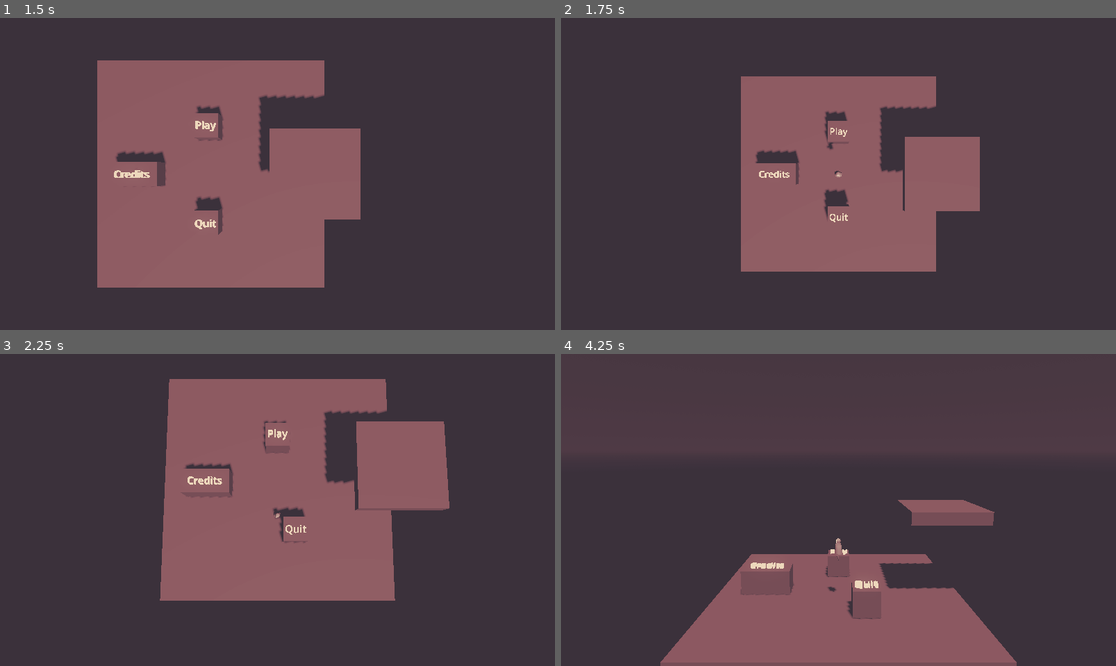
Above: before the commit, frames 1-4 (two rows, left to right).
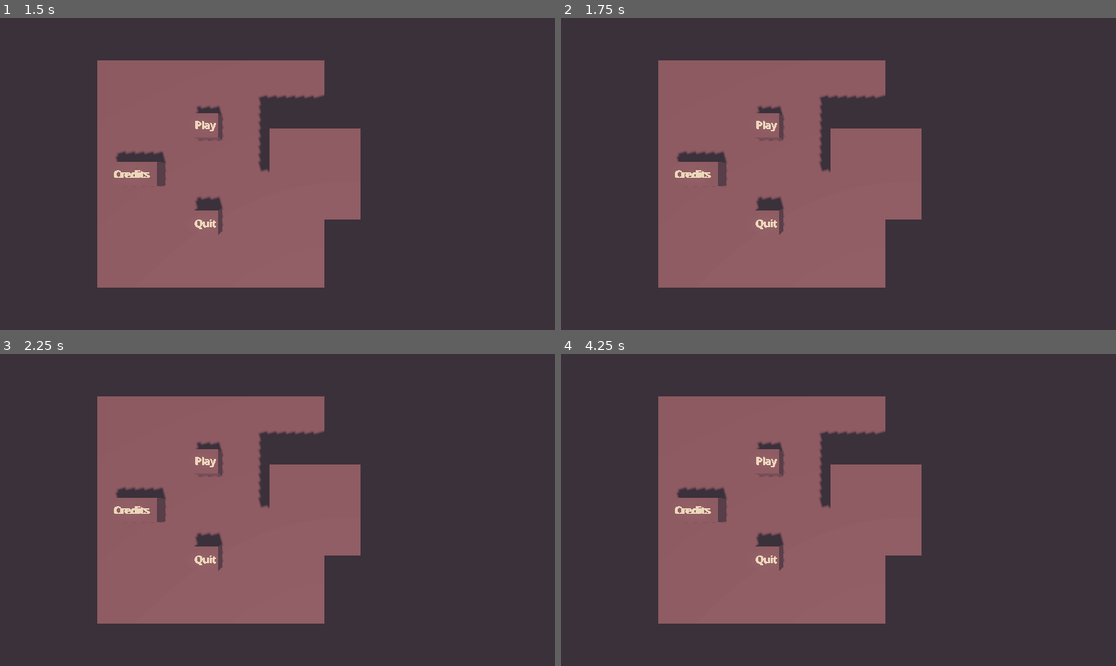
Above: after the commit, the same moments.

Repository: Raftatul/game-jam-behavior-2025
Game: Godot game, scene res://src/levels/main_menu.tscn
The game is run twice, just before and just after one commit, with the same random seed, the same clock (stepped at 60 frames per second) and the same inputs. The engine's default icon, where the game draws it, is replaced by a stand-in: a white triangle on a blue panel in a dark square.
Inputs:
- Up to frame 1 (1.5 s): tap Enter (ui_accept) at 0.5, 0.77, 1.25 s; hold Right (ui_right) 0.53-1.28 s; tap Shift (dash) at 0.6, 1.35 s; hold Down (ui_down) from 1.28 s (still down)
- Up to frame 2 (1.75 s): keep holding Down (ui_down); tap Enter (ui_accept) at 1.52 s
- Up to frame 3 (2.25 s): release Down (ui_down) at 2.03 s; hold Right (ui_right) from 2.03 s (still down); tap E (switch_camera) at 2.1 s
- Up to frame 4 (4.25 s): tap Shift (dash) at 2.3, 2.85, 3.6 s; release Right (ui_right) at 2.78 s; hold Up (ui_up) 2.78-3.53 s; tap Enter (ui_accept) at 3.02, 3.5, 3.77 s; hold Left (ui_left) from 3.53 s (still down)

Frame 1 is identical in both runs. In frame 2, 22% of the frame differs, in the area x 17-76%, y 13-87%; in frame 3, 24%; in frame 4, 36%, in the area x 17-83%, y 13-100%.

Commit message:
Implement sounds

Diff:
--- a/game-jam-behavior-2025/src/character/character.tscn
+++ b/game-jam-behavior-2025/src/character/character.tscn
@@ -1,14 +1,20 @@
-[gd_scene load_steps=12 format=3 uid="uid://stq6yyadeyjn"]
+[gd_scene load_steps=22 format=3 uid="uid://stq6yyadeyjn"]
 
 [ext_resource type="Script" uid="uid://cfvy05lnoj7uv" path="res://src/character/player_character.gd" id="1_yny20"]
 [ext_resource type="PackedScene" uid="uid://drknuc7u7hx5e" path="res://assets/character/character_v_1.tscn" id="2_1irux"]
 [ext_resource type="Script" uid="uid://bdji4l0bh2re2" path="res://src/modules/finite_state_machine/state_machine.gd" id="2_2p3op"]
 [ext_resource type="PackedScene" uid="uid://o2g31154jd7r" path="res://src/character/character_state_machine.tscn" id="3_a5pac"]
 [ext_resource type="PackedScene" uid="uid://c1dwc3kx6ba8c" path="res://src/character/character_top_down_state_machine.tscn" id="4_m366t"]
+[ext_resource type="AudioStream" uid="uid://jj6m1au1hs3l" path="res://assets/audio/sfx/Dash.wav" id="10_7l6p6"]
 [ext_resource type="Script" uid="uid://dmtt0c2xadp2d" path="res://src/character/camera/camera_pivot.gd" id="10_8cpw0"]
 [ext_resource type="Script" uid="uid://0sl55afsirix" path="res://src/character/camera/states/camera_2d_state.gd" id="11_1irux"]
+[ext_resource type="AudioStream" uid="uid://y2ceyrh7h2sy" path="res://assets/audio/sfx/Death.wav" id="11_7wjtf"]
 [ext_resource type="Script" uid="uid://cew1815m2eqft" path="res://src/character/camera/states/camera_topdown_state.gd" id="12_1irux"]
+[ext_resource type="AudioStream" uid="uid://cabg7afcqnvo7" path="res://assets/audio/sfx/JumpLand.wav" id="12_giy1u"]
+[ext_resource type="AudioStream" uid="uid://dn30chtlibk4p" path="res://assets/audio/sfx/Jump_start.wav" id="13_38jpj"]
 [ext_resource type="PackedScene" uid="uid://c3g55casshl06" path="res://src/components/visibility_component.tscn" id="13_omsti"]
+[ext_resource type="AudioStream" uid="uid://d2llqds6n54y7" path="res://assets/audio/sfx/Step1_Reverb.wav" id="15_y5dg0"]
+[ext_resource type="AudioStream" uid="uid://bubeo2exhg1cb" path="res://assets/audio/sfx/Step2_Reverb.wav" id="17_gn7y0"]
 
 [sub_resource type="BoxShape3D" id="BoxShape3D_yny20"]
 size = Vector3(0.6, 1.78723, 0.6)
@@ -16,6 +22,50 @@
 [sub_resource type="Curve" id="Curve_m366t"]
 _data = [Vector2(0, 0), 0.0, 0.0, 0, 0, Vector2(0.75, 1.05), 0.0, 0.0, 0, 0, Vector2(1, 1), 0.0, 0.0, 0, 0]
 point_count = 3
+
+[sub_resource type="Animation" id="Animation_6hfyb"]
+length = 0.001
+tracks/0/type = "value"
+tracks/0/imported = false
+tracks/0/enabled = true
+tracks/0/path = NodePath("Step1Reverb:playing")
+tracks/0/interp = 1
+tracks/0/loop_wrap = true
+tracks/0/keys = {
+"times": PackedFloat32Array(0),
+"transitions": PackedFloat32Array(1),
+"update": 1,
+"values": [false]
+}
+
+[sub_resource type="Animation" id="Animation_7l6p6"]
+resource_name = "steps"
+length = 2.0
+loop_mode = 1
+tracks/0/type = "value"
+tracks/0/imported = false
+tracks/0/enabled = true
+tracks/0/path = NodePath("Step1Reverb:playing")
+tracks/0/interp = 1
+tracks/0/loop_wrap = true
+tracks/0/keys = {
+"times": PackedFloat32Array(0, 1),
+"transitions": PackedFloat32Array(1, 1),
+"update": 1,
+"values": [true, true]
+}
+
+[sub_resource type="AnimationLibrary" id="AnimationLibrary_7wjtf"]
+_data = {
+&"RESET": SubResource("Animation_6hfyb"),
+&"footsteps": SubResource("Animation_7l6p6")
+}
+
+[sub_resource type="AudioStreamRandomizer" id="AudioStreamRandomizer_6hfyb"]
+random_pitch = 1.1
+streams_count = 2
+stream_0/stream = ExtResource("15_y5dg0")
+stream_1/stream = ExtResource("17_gn7y0")
 
 [node name="Character" type="CharacterBody3D"]
 script = ExtResource("1_yny20")
@@ -33,18 +83,23 @@
 transform = Transform3D(0.9, 0, 0, 0, 0.9, 0, 0, 0, 0.9, 0, 0, 0)
 
 [node name="Skeleton3D" parent="character_v1/metarig" index="0"]
-bones/4/position = Vector3(-5.03335e-10, 0.779127, -0.0552)
-bones/5/rotation = Quaternion(-0.0477381, -0.0383108, 0.027777, 0.997738)
-bones/6/rotation = Quaternion(-0.052528, -0.000287982, -0.0118254, 0.998549)
-bones/10/rotation = Quaternion(0.997723, -0.0600553, 0.0135189, -0.0275492)
-bones/11/rotation = Quaternion(0.0136485, 0.00488476, -0.0489734, 0.998695)
-bones/12/rotation = Quaternion(0.0686589, 0.046932, 0.10003, 0.991503)
-bones/13/position = Vector3(0.0907082, 0.290671, -0.0323449)
-bones/14/position = Vector3(-0.112334, 0.281224, 0.0285742)
-bones/16/rotation = Quaternion(0.980737, -0.0163226, 0.0134247, 0.194186)
-bones/17/rotation = Quaternion(0.22976, 0.000504687, -0.0356421, 0.972594)
-bones/19/rotation = Quaternion(0.980737, 0.0163225, -0.0134243, 0.194187)
-bones/20/rotation = Quaternion(0.229761, -0.000504686, 0.035642, 0.972594)
+bones/4/position = Vector3(-1.22936e-10, 0.769726, -0.0552)
+bones/4/rotation = Quaternion(0.0851639, 1.18776e-07, 1.01523e-08, 0.996367)
+bones/5/rotation = Quaternion(-0.0476529, -0.0230621, 0.0103598, 0.998544)
+bones/6/rotation = Quaternion(-0.0525264, -0.000345773, -0.0141983, 0.998519)
+bones/6/scale = Vector3(1, 1, 1)
+bones/7/rotation = Quaternion(0.0018179, -1.18802e-07, 2.17452e-10, 0.999998)
+bones/8/rotation = Quaternion(0.103174, 9.06654e-10, -8.42276e-10, 0.994663)
+bones/9/rotation = Quaternion(-0.0513563, 0.000142839, 0.00517193, 0.998667)
+bones/10/rotation = Quaternion(0.998537, -0.02955, 0.0161014, -0.0423249)
+bones/11/rotation = Quaternion(0.0258512, 0.00527523, 0.0547052, 0.998154)
+bones/12/rotation = Quaternion(0.0712765, 0.0367636, 0.0398461, 0.995982)
+bones/13/position = Vector3(0.0947961, 0.27153, -0.032885)
+bones/14/position = Vector3(-0.108246, 0.262082, 0.0280341)
+bones/16/rotation = Quaternion(0.976467, -0.0197302, 0.0136774, 0.214326)
+bones/17/rotation = Quaternion(0.271378, 0.000498986, -0.0420982, 0.961551)
+bones/19/rotation = Quaternion(0.976467, 0.0197301, -0.013677, 0.214326)
+bones/20/rotation = Quaternion(0.271379, -0.000498985, 0.0420981, 0.961551)
 
 [node name="Pivot" type="Marker3D" parent="."]
 transform = Transform3D(1, 0, 0, 0, 1, 0, 0, 0, 1, 0, 1, 0)
@@ -93,6 +148,27 @@
 [node name="Marker3D4" parent="VisibilityComponent" index="3"]
 transform = Transform3D(1, 0, 0, 0, 1, 0, 0, 0, 1, 0.35, 0.83354, 0)
 
+[node name="StepSoundsAnim" type="AnimationPlayer" parent="."]
+libraries = {
+&"": SubResource("AnimationLibrary_7wjtf")
+}
+speed_scale = 2.0
+
+[node name="Dash" type="AudioStreamPlayer" parent="."]
+stream = ExtResource("10_7l6p6")
+
+[node name="Death" type="AudioStreamPlayer" parent="."]
+stream = ExtResource("11_7wjtf")
+
+[node name="JumpLand" type="AudioStreamPlayer" parent="."]
+stream = ExtResource("12_giy1u")
+
+[node name="JumpStart" type="AudioStreamPlayer" parent="."]
+stream = ExtResource("13_38jpj")
+
+[node name="Step1Reverb" type="AudioStreamPlayer" parent="."]
+stream = SubResource("AudioStreamRandomizer_6hfyb")
+
 [connection signal="on_screen_visibility_changed" from="VisibilityComponent" to="." method="_on_visibility_component_on_screen_visibility_changed"]
 
 [editable path="character_v1"]
--- a/game-jam-behavior-2025/src/character/player_character.gd
+++ b/game-jam-behavior-2025/src/character/player_character.gd
@@ -31,6 +31,13 @@
 @onready var character_mesh: Node3D = $character_v1
 @onready var camera: Camera3D = $CameraPivot/Camera3D
 @onready var pivot: Marker3D = $Pivot
+
+@onready var dash: AudioStreamPlayer = $Dash
+@onready var death: AudioStreamPlayer = $Death
+@onready var jump_land: AudioStreamPlayer = $JumpLand
+@onready var jump_start: AudioStreamPlayer = $JumpStart
+@onready var step_1_reverb: AudioStreamPlayer = $Step1Reverb
+@onready var step_sounds_anim: AnimationPlayer = $StepSoundsAnim
 
 
 func _ready() -> void:
--- a/game-jam-behavior-2025/src/character/states/player_dash_state.gd
+++ b/game-jam-behavior-2025/src/character/states/player_dash_state.gd
@@ -14,6 +14,7 @@
 
 
 func enter(machine: FiniteStateMachine) -> void:
+	player.dash.play()
 	player.anime_state_machine.travel(player.dash_animation)
 	var vel: Vector2 = (player.dash_distance * player.last_valid_input) / player.dash_duration
 	player.apply_root_motion(Vector3(vel.x, 0.0, vel.y if use_depth else 0.0), player.dash_duration)
--- a/game-jam-behavior-2025/src/character/states/player_death_state.gd
+++ b/game-jam-behavior-2025/src/character/states/player_death_state.gd
@@ -1,13 +1,14 @@
 extends PlayerState
 
 
-@export var reload_delay: float = 1.0
+const RELOAD_DELAY: float = 4.0
 
 var timer: Timer
 
 
 func _ready() -> void:
 	timer = Timer.new()
+	timer.wait_time = RELOAD_DELAY
 	timer.timeout.connect(_on_timer_timeout)
 
 	add_child(timer)
@@ -18,6 +19,7 @@
 
 
 func enter(machine: FiniteStateMachine) -> void:
+	player.death.play()
 	timer.start()
 	player.apply_gravity = false
 	player.velocity = Vector3.ZERO
--- a/game-jam-behavior-2025/src/character/states/player_fall_state.gd
+++ b/game-jam-behavior-2025/src/character/states/player_fall_state.gd
@@ -14,3 +14,7 @@
 
 func enter(machine: FiniteStateMachine) -> void:
 	player.apply_gravity = true
+
+
+func exit(machine: FiniteStateMachine) -> void:
+	player.jump_land.play()
--- a/game-jam-behavior-2025/src/character/states/player_jump_state.gd
+++ b/game-jam-behavior-2025/src/character/states/player_jump_state.gd
@@ -6,6 +6,7 @@
 
 
 func enter(machine: FiniteStateMachine) -> void:
+	player.jump_start.play()
 	player.anime_state_machine.travel(player.fall_animation)
 	player.velocity.y += player.jump_force
 	player.apply_gravity = true
--- a/game-jam-behavior-2025/src/character/states/player_topdown_walk_state.gd
+++ b/game-jam-behavior-2025/src/character/states/player_topdown_walk_state.gd
@@ -10,10 +10,15 @@
 
 
 func enter(machine: FiniteStateMachine) -> void:
+	player.step_sounds_anim.play("footsteps")
 	player.apply_gravity = true
 
 	if not (player.root_motion_tween and player.root_motion_tween.is_running()):
 		_move_character()
+
+
+func exit(machine: FiniteStateMachine) -> void:
+	player.step_sounds_anim.stop()
 
 
 func _move_character() -> void:
--- a/game-jam-behavior-2025/src/character/states/player_walk_state.gd
+++ b/game-jam-behavior-2025/src/character/states/player_walk_state.gd
@@ -15,6 +15,7 @@
 
 
 func enter(machine: FiniteStateMachine) -> void:
+	player.step_sounds_anim.play("footsteps")
 	jump_buffered = false
 	player.apply_gravity = true
 
@@ -27,6 +28,10 @@
 		jump_buffered = true
 
 
+func exit(machine: FiniteStateMachine) -> void:
+	player.step_sounds_anim.stop()
+
+
 func _move_character() -> void:
 	if player.input_direction.x == 0.0 or jump_buffered or player.finite_state_machine.current_state_name == &"Death":
 		return
